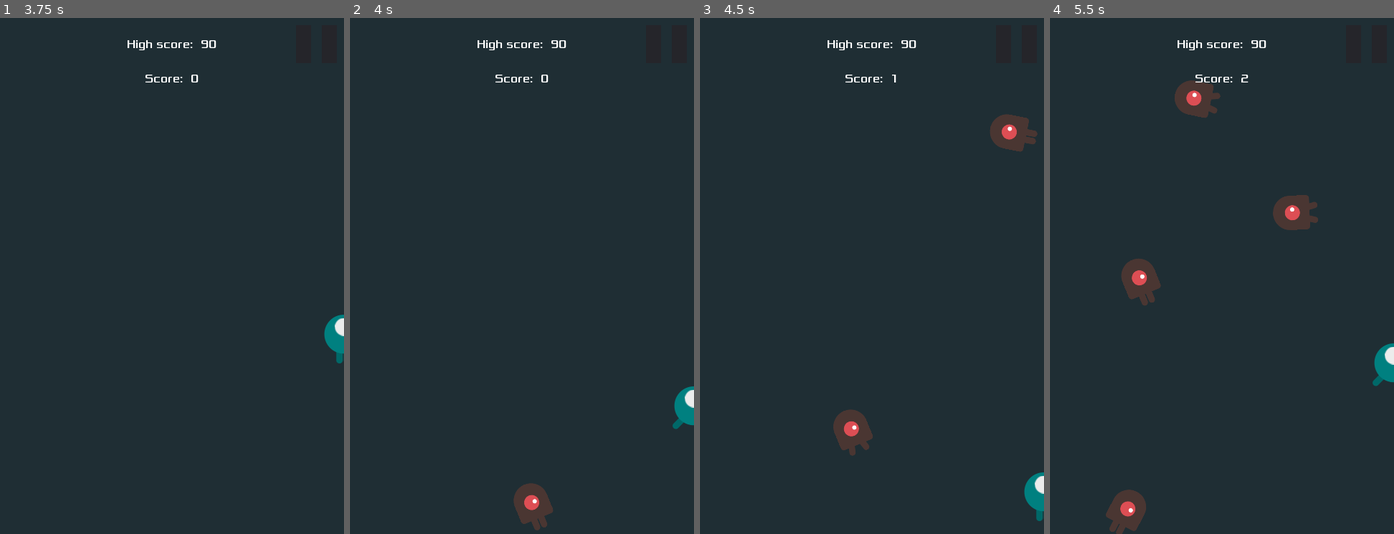
Above: before the commit, frames 1-4 (left to right).
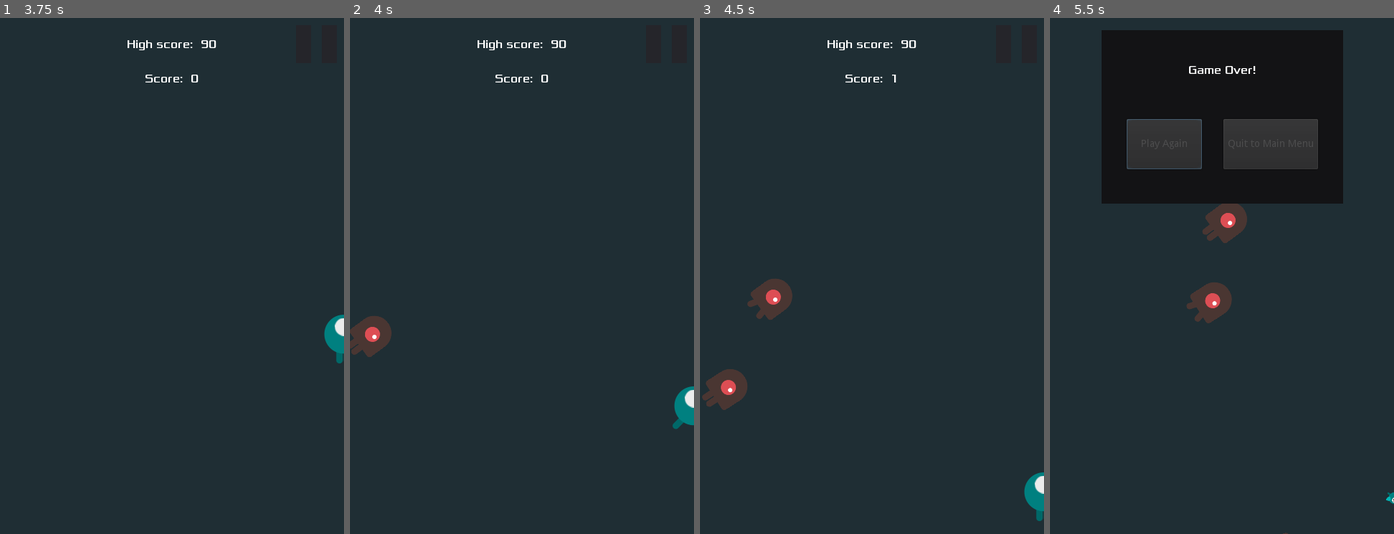
Above: after the commit, the same moments.

Repository: AlixBarreaux/dodge-the-beasties
Game: Godot game, scene res://scenes/Main.tscn
The game is run twice, just before and just after one commit, with the same random seed, the same clock (stepped at 60 frames per second) and the same inputs.
Inputs (mouse positions are in pixels of both pictures, inside the frame that each line leads up to):
- Up to frame 1 (3.75 s): click "Play" at 0.5 s; click (316, 43) at 1.25 s; click "Resume" at 2 s; tap Enter at 2.75 s; move the mouse to (247, 250) at 2.77 s; press the mouse at (247, 250) at 2.78 s; hold D (move_right) 2.78-3.53 s; move the mouse to (103, 301) at 3.52 s; release the mouse at (103, 301) at 3.53 s; hold S (move_down) from 3.53 s (still down); right-click (103, 301) at 3.6 s
- Up to frame 2 (4 s): keep holding S (move_down)
- Up to frame 3 (4.5 s): move the mouse to (906, 162) at 4.27 s; release S (move_down) at 4.28 s; press the mouse at (906, 162) at 4.28 s; hold D (move_right) from 4.28 s (still down)
- Up to frame 4 (5.5 s): move the mouse to (1204, 379) at 5.02 s; release D (move_right) at 5.03 s; release the mouse at (1204, 379) at 5.03 s; hold W (move_up) from 5.03 s (still down); right-click (1204, 379) at 5.1 s; click (1204, 379) at 5.17 s

Frame 1 is identical in both runs. In frame 2, 1.4% of the frame differs, in the area x 0-59%, y 57-100%; in frame 3, 2.8%; in frame 4, 23%, in the area x 15-100%, y 2-100%.

Commit message:
Rename everything named mob to enemy + add enemy directory in scenes

Diff:
--- a/project.godot
+++ b/project.godot
@@ -14,6 +14,11 @@
 "language": "GDScript",
 "path": "res://scripts/death_sound_player.gd"
 }, {
+"base": "KinematicBody2D",
+"class": "Enemy",
+"language": "GDScript",
+"path": "res://scripts/enemy.gd"
+}, {
 "base": "Panel",
 "class": "GameOverMenu",
 "language": "GDScript",
@@ -28,11 +33,6 @@
 "class": "MainMenu",
 "language": "GDScript",
 "path": "res://scripts/gui/main_menu.gd"
-}, {
-"base": "KinematicBody2D",
-"class": "Mob",
-"language": "GDScript",
-"path": "res://scripts/mob.gd"
 }, {
 "base": "Control",
 "class": "PauseMenu",
@@ -66,10 +66,10 @@
 } ]
 _global_script_class_icons={
 "DeathSoundPlayer": "",
+"Enemy": "",
 "GameOverMenu": "",
 "Main": "",
 "MainMenu": "",
-"Mob": "",
 "PauseMenu": "",
 "Player": "",
 "PlayerController": "",
--- a/scenes/Main.tscn
+++ b/scenes/Main.tscn
@@ -1,7 +1,7 @@
 [gd_scene load_steps=9 format=2]
 
 [ext_resource path="res://scripts/main.gd" type="Script" id=1]
-[ext_resource path="res://scenes/Mob.tscn" type="PackedScene" id=2]
+[ext_resource path="res://scenes/enemy/Enemy.tscn" type="PackedScene" id=2]
 [ext_resource path="res://scenes/Player.tscn" type="PackedScene" id=3]
 [ext_resource path="res://scenes/gui/HUD.tscn" type="PackedScene" id=4]
 [ext_resource path="res://assets/sound/sound-effects/game-over.wav" type="AudioStream" id=6]
@@ -15,7 +15,7 @@
 
 [node name="Main" type="Node"]
 script = ExtResource( 1 )
-mob_scene = ExtResource( 2 )
+enemy_scene = ExtResource( 2 )
 
 [node name="ColorRect" type="ColorRect" parent="."]
 anchor_right = 1.0
@@ -25,9 +25,9 @@
 [node name="Path2D" type="Path2D" parent="."]
 curve = SubResource( 1 )
 
-[node name="MobSpawnLocation" type="PathFollow2D" parent="Path2D"]
+[node name="EnemySpawnLocation" type="PathFollow2D" parent="Path2D"]
 
-[node name="MobTimer" type="Timer" parent="."]
+[node name="EnemyTimer" type="Timer" parent="."]
 wait_time = 0.5
 
 [node name="Player" parent="." instance=ExtResource( 3 )]
@@ -53,6 +53,6 @@
 bus = "SFX"
 script = ExtResource( 7 )
 
-[connection signal="timeout" from="MobTimer" to="." method="_on_MobTimer_timeout"]
+[connection signal="timeout" from="EnemyTimer" to="." method="_on_EnemyTimer_timeout"]
 [connection signal="timeout" from="ScoreTimer" to="." method="_on_ScoreTimer_timeout"]
 [connection signal="timeout" from="StartTimer" to="StartTimer" method="_on_StartTimer_timeout"]
--- a/scenes/Player.tscn
+++ b/scenes/Player.tscn
@@ -544,11 +544,11 @@
 scale = Vector2( 0.5, 0.5 )
 shape = SubResource( 80 )
 
-[node name="MobDetectZone" type="Area2D" parent="."]
+[node name="EnemyDetectZone" type="Area2D" parent="."]
 collision_layer = 0
 collision_mask = 2
 
-[node name="CollisionShape2D" type="CollisionShape2D" parent="MobDetectZone"]
+[node name="CollisionShape2D" type="CollisionShape2D" parent="EnemyDetectZone"]
 shape = SubResource( 20 )
 
 [node name="PlayerController" parent="." instance=ExtResource( 8 )]
@@ -557,4 +557,4 @@
 stream = ExtResource( 2 )
 
 [connection signal="body_entered" from="HitBox" to="." method="_on_HitBox_body_entered"]
-[connection signal="body_entered" from="MobDetectZone" to="." method="_on_MobDetectZone_body_entered"]
+[connection signal="body_entered" from="EnemyDetectZone" to="." method="_on_EnemyDetectZone_body_entered"]
--- a/scenes/Mob.tscn
+++ b/scenes/enemy/Enemy.tscn
@@ -6,7 +6,7 @@
 [ext_resource path="res://assets/sprites/enemy-flying-2.png" type="Texture" id=4]
 [ext_resource path="res://assets/sprites/enemy-swimming-2.png" type="Texture" id=5]
 [ext_resource path="res://assets/sprites/enemy-walking-2.png" type="Texture" id=6]
-[ext_resource path="res://scripts/mob.gd" type="Script" id=7]
+[ext_resource path="res://scripts/enemy.gd" type="Script" id=7]
 
 [sub_resource type="SpriteFrames" id=1]
 animations = [ {
@@ -30,7 +30,7 @@
 radius = 43.5836
 height = 8.0
 
-[node name="Mob" type="KinematicBody2D"]
+[node name="Enemy" type="KinematicBody2D"]
 collision_layer = 2
 collision_mask = 0
 script = ExtResource( 7 )
--- a/scripts/mob.gd
+++ b/scripts/enemy.gd
@@ -1,5 +1,5 @@
 extends KinematicBody2D
-class_name Mob
+class_name Enemy
 
 
 ############################### DECLARE VARIABLES ##############################
@@ -21,8 +21,8 @@
 
 func _ready() -> void:
 	$AnimatedSprite.play()
-#	var mob_types: PoolStringArray = $AnimatedSprite.frames.get_animation_names()
-#	$AnimatedSprite.animation = mob_types[randi() % mob_types.size()]
+#	var enemy_types: PoolStringArray = $AnimatedSprite.frames.get_animation_names()
+#	$AnimatedSprite.animation = enemy_types[randi() % enemy_types.size()]
 	self._initialize_signals()
 	self._initialize()
 
--- a/scripts/main.gd
+++ b/scripts/main.gd
@@ -5,7 +5,7 @@
 # ----------------------------- DECLARE VARIABLES -----------------------------
 
 
-export var mob_scene: PackedScene = null
+export var enemy_scene: PackedScene = null
 # If the game is opened for the first time and no save file is present,
 # the high score is set to this value
 export var default_high_score_value: int = 90
@@ -19,7 +19,7 @@
 onready var hud: CanvasLayer = $HUD
 onready var player: KinematicBody2D = $Player
 onready var score_timer: Timer = $ScoreTimer
-onready var mob_timer: Timer = $MobTimer
+onready var enemy_timer: Timer = $EnemyTimer
 onready var death_sound_player: AudioStreamPlayer = $DeathSoundPlayer
 onready var start_timer: Timer = $StartTimer
 onready var player_starting_position: Position2D = $PlayerStartingPosition
@@ -55,7 +55,7 @@
 	is_high_score_beat = false
 	hud.update_score(self.score)
 	score_timer.stop()
-	mob_timer.stop()
+	enemy_timer.stop()
 	score_timer.stop()
 
 	if is_high_score_beat:
@@ -84,7 +84,7 @@
 	yield(start_timer, "timeout")
 	player.set_physics_process(true)
 	score_timer.start()
-	mob_timer.start()
+	enemy_timer.start()
 
 	return
 
@@ -135,28 +135,28 @@
 	return _saved_high_score
 
 
-func _on_MobTimer_timeout() -> void:
-	var _mob_spawn_location: PathFollow2D = $Path2D/MobSpawnLocation
-	_mob_spawn_location.unit_offset = randf()
+func _on_EnemyTimer_timeout() -> void:
+	var _enemy_spawn_location: PathFollow2D = $Path2D/EnemySpawnLocation
+	_enemy_spawn_location.unit_offset = randf()
 
-	var _mob: Object = mob_scene.instance()
-	self.add_child(_mob)
+	var _enemy: Object = enemy_scene.instance()
+	self.add_child(_enemy)
 
 
-	# Set mob values
-	_mob.position = _mob_spawn_location.position
+	# Set enemy values
+	_enemy.position = _enemy_spawn_location.position
 
 	# PI / 2 -> 90 degrees
 	# PI / 4 -> 45
-	var _direction_angle: float = _mob_spawn_location.rotation + PI / 2
+	var _direction_angle: float = _enemy_spawn_location.rotation + PI / 2
 	_direction_angle += rand_range(- PI / 4, PI / 4)
 
 
-	_mob.rotate(_direction_angle)
-	_mob.direction = Vector2(cos(_direction_angle), sin(_direction_angle))
+	_enemy.rotate(_direction_angle)
+	_enemy.direction = Vector2(cos(_direction_angle), sin(_direction_angle))
 
-	_mob.setup()
-	_mob.enable()
+	_enemy.setup()
+	_enemy.enable()
 
 	return
 
--- a/scripts/player.gd
+++ b/scripts/player.gd
@@ -146,6 +146,6 @@
 	return
 
 
-func _on_MobDetectZone_body_entered(body: PhysicsBody2D) -> void:
+func _on_EnemyDetectZone_body_entered(body: PhysicsBody2D) -> void:
 	self.eye_target = body
 	return
